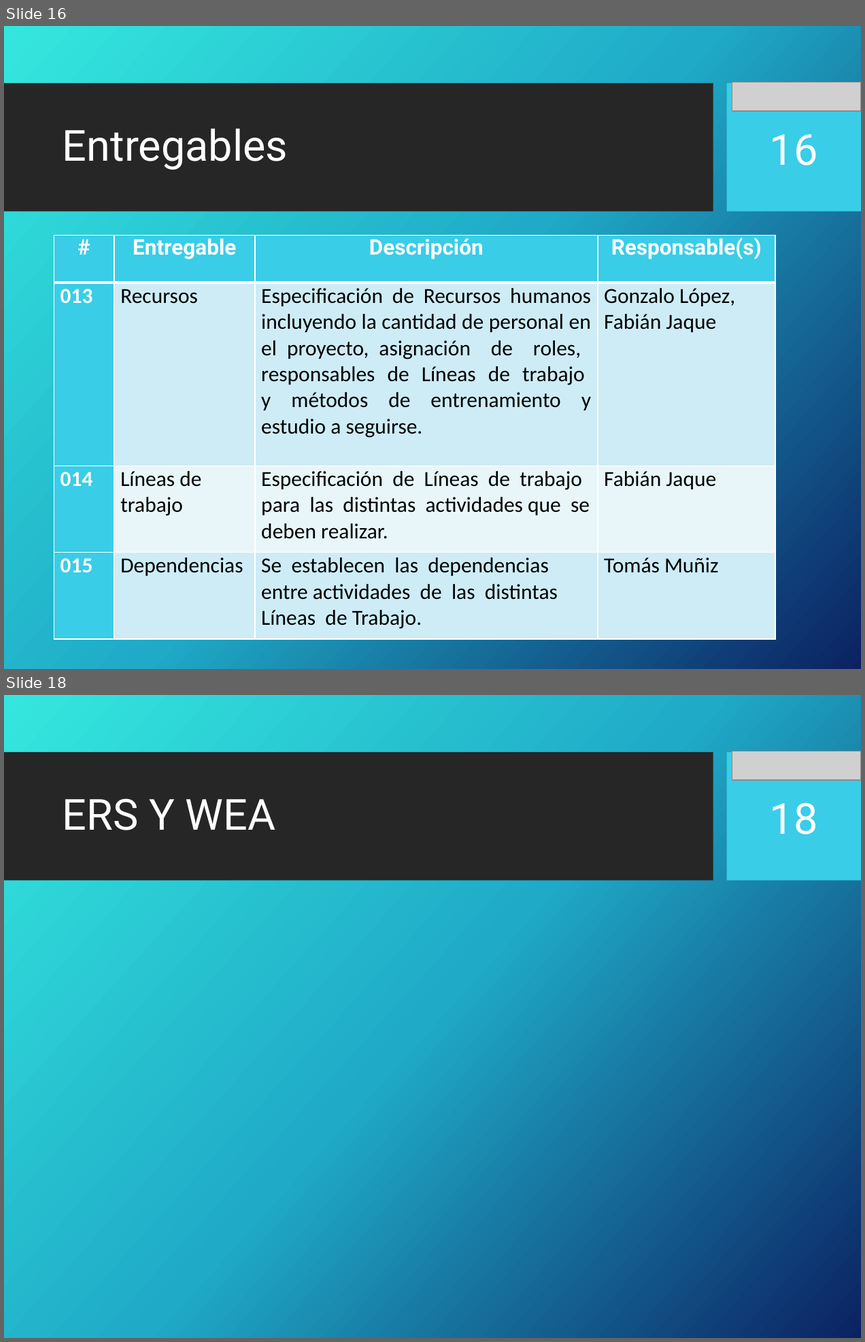
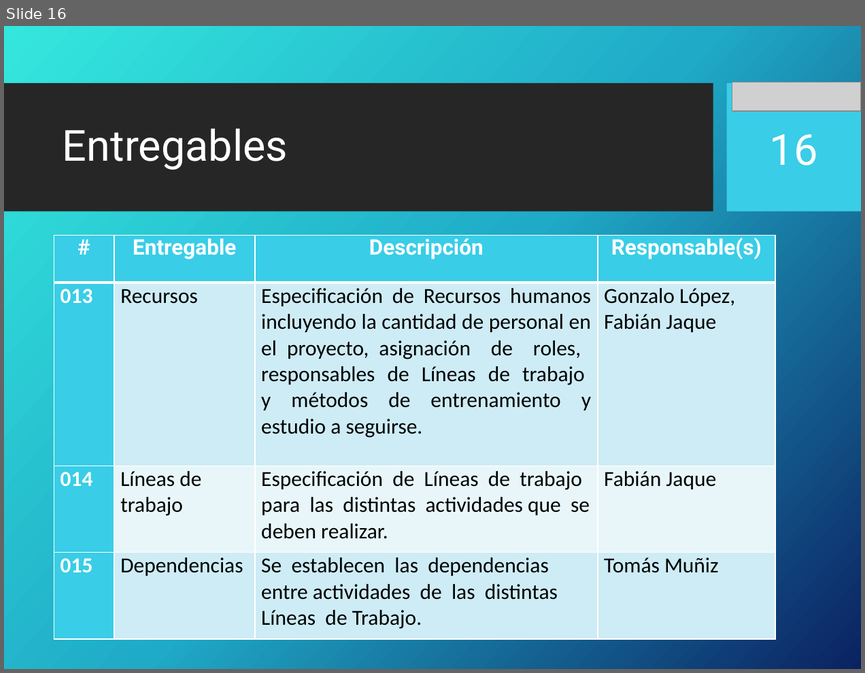
Before and after one commit to portafolio2016/hipocrates, a slide deck: docs/plan-de-proyecto/ppt-iteracion1.pptx. Shown one above the other, each under a label of ours: slides 16 and 18 before the commit, slide 16 after it; the slides between them are not shown. The pictures are 865x1342 and 865x673 pixels, drawn with LibreOffice and Linux fonts; fonts in the diff are those of the drawing; grey boxes stand for pictures; background and template pictures are left out. Boxes give left, top, right and bottom in pixels: in the first picture for what was removed or moved away, otherwise in the second. Text is boxed around its words. In the diff, an @@ line names an element or a change of style, - is before the commit and + after.

```diff
--- a/docs/plan-de-proyecto/ppt-iteracion1.pptx
+++ b/docs/plan-de-proyecto/ppt-iteracion1.pptx
@@ slide 18 removed at bbox=[4, 695, 861, 1338], background picture (left out); not listed: 2 template elements that a slide beside it also shows @@
@@ picture removed at bbox=[732, 751, 861, 781] @@
@@ title removed at bbox=[62, 798, 276, 830] @@
-ERS Y WEA
@@ page number removed at bbox=[770, 802, 818, 834] @@
-18
```
Also in this commit, not shown: 1 slide changed, 24 slides added, 2 other slides removed.
